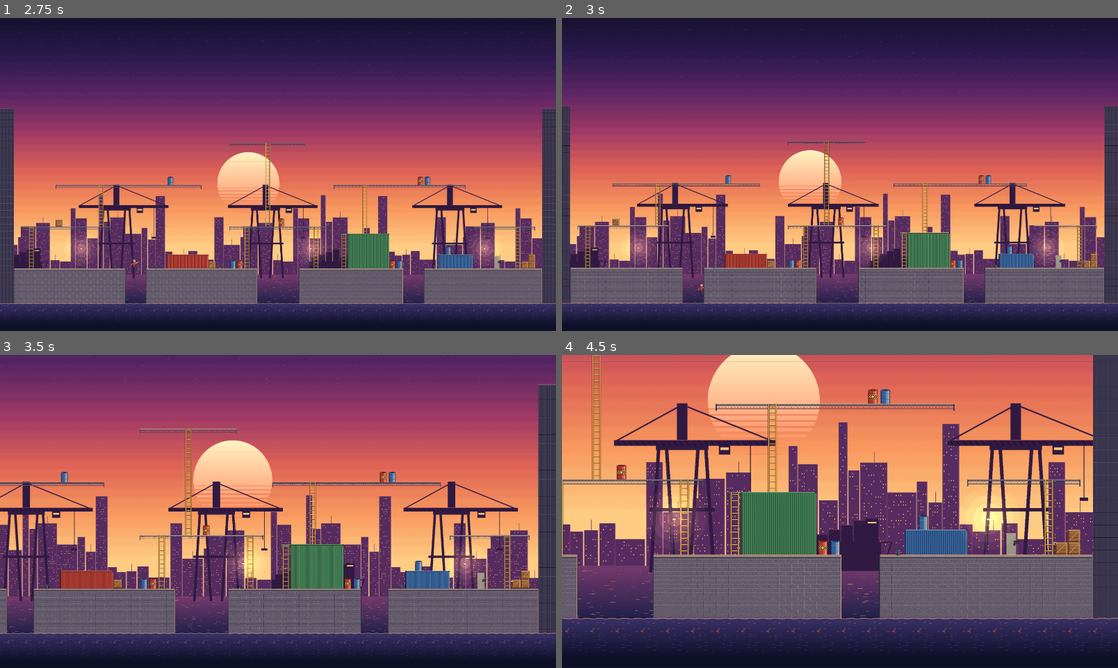
Above: before the commit, frames 1-4 (two rows, left to right).
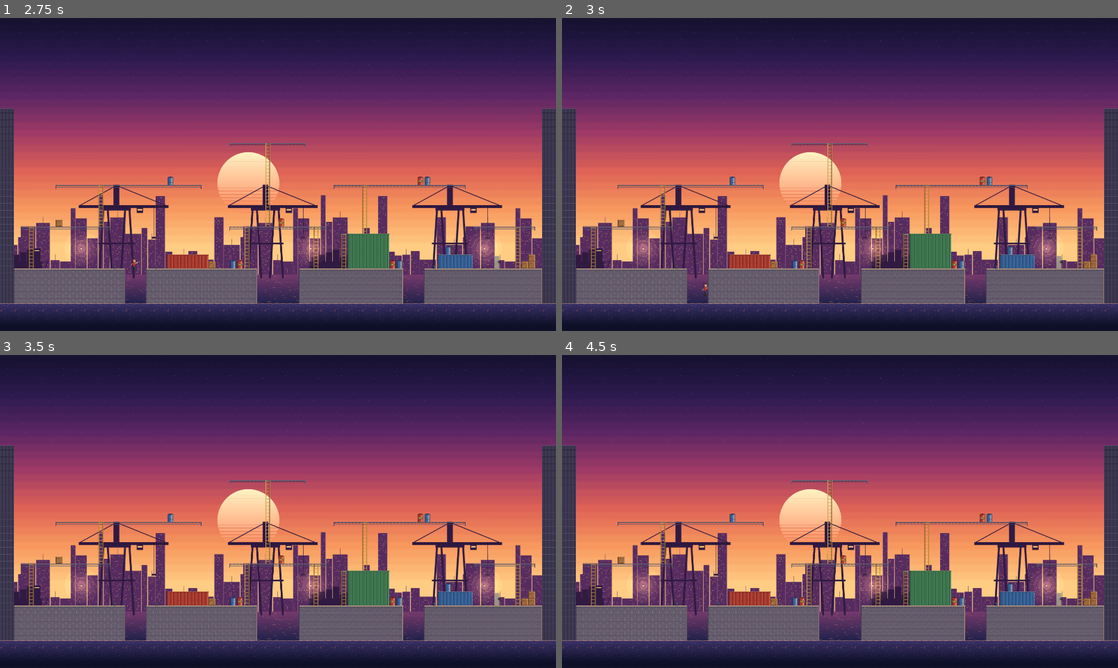
Above: after the commit, the same moments.

Repository: oplosy/fable
Game: Godot game, scene res://scenes/main.tscn
The game is run twice, just before and just after one commit, with the same random seed, the same clock (stepped at 60 frames per second) and the same inputs.
Inputs (mouse positions are in pixels of both pictures, inside the frame that each line leads up to):
- Up to frame 1 (2.75 s): tap Enter at 0.5 s; move the mouse to (400, 158) at 0.52 s; hold D (p1_right) 0.53-1.28 s; tap Shift (p1_run) at 0.6, 1.55 s; click (400, 158) at 0.67 s; tap Space (p1_jump) at 0.77, 1.52, 2 s; tap L at 0.8, 1.35, 2.3 s; move the mouse to (166, 190) at 1.27 s; hold S (p1_down) 1.28-2.03 s; move the mouse to (333, 105) at 2.02 s; hold D (p1_right) from 2.03 s (still down); tap J (p1_attack) at 2.1 s
- Up to frame 2 (3 s): tap Enter at 2.75 s; move the mouse to (812, 237) at 2.77 s; release D (p1_right) at 2.78 s; hold W (p1_up) from 2.78 s (still down); tap Shift (p1_run) at 2.85 s; click (812, 237) at 2.92 s
- Up to frame 3 (3.5 s): keep holding W (p1_up); tap Space (p1_jump) at 3.02 s
- Up to frame 4 (4.5 s): move the mouse to (1006, 558) at 3.52 s; release W (p1_up) at 3.53 s; hold A (p1_left) from 3.53 s (still down); tap 1 (p1_slot_1) at 3.6 s; tap Space (p1_jump) at 3.77 s; tap L at 3.8 s; move the mouse to (673, 464) at 4.27 s; tap 2 (p1_slot_2) at 4.35 s

Frame 1 is identical in both runs. In frame 2, 11% of the frame differs, in the area x 0-100%, y 0-94%; in frame 3, 82%; in frame 4, 87%, in the area x 0-100%, y 0-97%.

Commit message:
Frame the camera on composed shots at crisp zooms

Diff:
--- /dev/null
+++ b/scenes/arenas/camera_shot.gd
@@ -0,0 +1,14 @@
+class_name CameraShot
+extends Marker2D
+
+## A framed view of the map, composed by the map maker: the screen centred here at one of
+## FollowCamera.ZOOMS. The arena's camera cuts to the closest shot that holds every
+## living fighter, so each shot should read as a finished picture at its zoom.
+
+@export var zoom := 3.0
+
+
+## The world area the shot shows on a screen of `view` pixels.
+func area(view: Vector2) -> Rect2:
+	var size := view / zoom
+	return Rect2(global_position - size / 2.0, size)
--- a/scenes/arenas/follow_camera.gd
+++ b/scenes/arenas/follow_camera.gd
@@ -1,77 +1,103 @@
 class_name FollowCamera
 extends Camera2D
 
-## The arena's camera. Keeps every living fighter in view with one uniform zoom, so
-## the whole picture scales together: it sits at `art_zoom`, where one pixel of the 3x
-## character art is one screen pixel, and pulls back while the fighters spread. It can
-## pull back until the whole map fits (never below MIN_ZOOM); maps are never bigger than
-## MAX_MAP_SIZE, so every fighter is always on screen. It never shows past `camera_limits`.
+## The arena's camera. It shows the map through shots: the arena's CameraShot nodes plus
+## one shot of the whole map, which every map has. It holds the closest shot (highest
+## zoom) that contains every living fighter and glides to another only when the fighters
+## leave it or fit a closer one, so the picture is always a composed one.
+##
+## Shots sit only at ZOOMS, where the 3x art shrinks by a whole factor (1:1, 2:1, 4:1);
+## with mipmaps every one of them stays crisp. In between, the zoom only passes through
+## while the camera moves from one shot to the next.
 
-## Furthest pull-back on any map: a 96 px tall character is then 24 px tall on a 1080p
-## screen, the smallest it stays readable. A fixed rule, not a per-map setting.
+## Screen pixels per world pixel a shot may use. At 3, one pixel of the 3x art is one
+## screen pixel; each step out halves it.
+const ZOOMS: Array[float] = [3.0, 1.5, 0.75]
+## Furthest zoom on any map: a 96 px tall character is then 24 px tall on a 1080p screen,
+## the smallest it stays readable.
 const MIN_ZOOM := 0.75
-## The 1920x1080 view at MIN_ZOOM: the largest `camera_limits` a map may have, so the
-## whole map, and with it every fighter, always fits on screen.
-const MAX_MAP_SIZE := Vector2(1920, 1080) / MIN_ZOOM
+const VIEW := Vector2(1920, 1080)
+## The whole view at MIN_ZOOM: the largest map there is.
+const MAX_MAP_SIZE := VIEW / MIN_ZOOM
 
-## Screen pixels per world pixel at which the character art is drawn pixel for pixel.
-## Closer than this the art would be magnified, so the camera never goes past it.
-@export var art_zoom := 3.0
-## Fraction of the screen kept free around the fighters on each side.
-@export_range(0.0, 0.45) var margin := 0.15
-## How fast the camera catches up with the fighters; higher is snappier.
-@export var follow_speed := 6.0
-## Pulling back is quick, so a fighter running off never leaves the screen.
-@export var zoom_out_speed := 4.0
-## Moving in is calm, so the view does not pump in and out with every jump.
-@export var zoom_in_speed := 1.5
-## A settled camera starts moving in only once it would gain at least this factor (or
-## reach art_zoom), so small back-and-forth moves leave the zoom alone.
-@export var zoom_in_threshold := 1.1
+## Fraction of a shot on each side that fighters must stay out of for the camera to cut
+## to it; once there, the camera holds the shot until a fighter leaves it altogether.
+@export_range(0.0, 0.4) var margin := 0.12
+## How fast the camera glides to a new shot; higher is snappier.
+@export var move_speed := 5.0
+## Pulling back is quicker, so a fighter running off never leaves the screen.
+@export var zoom_out_speed := 7.0
+@export var zoom_in_speed := 4.0
 
-## Furthest zoom on this map: just far enough for the whole map to fit.
-var furthest_zoom := 0.0
+## The shot of the whole map, at the closest zoom that shows all of it.
+var whole_map := Rect2()
+## The shot the camera holds or is moving to.
+var current := Rect2()
+var _shots: Array[Rect2] = []
 var _placed := false
-## True once the zoom has landed on its target; a move in, once started, runs to the end.
-var _settled := true
 
 
 func _ready() -> void:
-	zoom = Vector2.ONE * art_zoom
-	furthest_zoom = MIN_ZOOM
+	var view := get_viewport_rect().size
 	var arena := get_parent() as Arena
+	var limits := Rect2(Vector2.ZERO, view / ZOOMS[0])
 	if arena:
-		var area := Rect2(arena.to_global(arena.camera_limits.position), arena.camera_limits.size)
-		limit_left = int(area.position.x)
-		limit_top = int(area.position.y)
-		limit_right = int(area.end.x)
-		limit_bottom = int(area.end.y)
-		var view := get_viewport_rect().size
-		# Pulling back further than the map would only show what lies outside it.
-		furthest_zoom = clampf(maxf(view.x / area.size.x, view.y / area.size.y), MIN_ZOOM, art_zoom)
+		limits = Rect2(arena.to_global(arena.camera_limits.position), arena.camera_limits.size)
+		for shot: CameraShot in arena.find_children("*", "CameraShot", true, false):
+			_shots.append(shot.area(view))
+	limit_left = int(limits.position.x)
+	limit_top = int(limits.position.y)
+	limit_right = int(limits.end.x)
+	limit_bottom = int(limits.end.y)
+	var whole_zoom := ZOOMS[-1]
+	for step in ZOOMS:
+		if view.x / step >= limits.size.x and view.y / step >= limits.size.y:
+			whole_zoom = step
+			break
+	whole_map = Rect2(limits.get_center() - view / whole_zoom / 2.0, view / whole_zoom)
+	_shots.append(whole_map)
+	zoom = Vector2.ONE * ZOOMS[0]
 
 
 func _physics_process(delta: float) -> void:
 	var box := _fighters_box()
 	if box.position == Vector2.INF:
 		return
-	var target := clampf(_zoom_to_fit(box.size), furthest_zoom, art_zoom)
+	current = pick_shot(box)
+	var target_zoom := get_viewport_rect().size.x / current.size.x
+	var target := current.get_center()
 	if not _placed:
 		_placed = true
-		global_position = box.get_center()
-		zoom = Vector2.ONE * target
+		global_position = target
+		zoom = Vector2.ONE * target_zoom
 		return
-	var current := zoom.x
-	if _settled and target > current and target < art_zoom and target < current * zoom_in_threshold:
-		target = current
-	var speed := zoom_out_speed if target < current else zoom_in_speed
+	var speed := zoom_out_speed if target_zoom < zoom.x else zoom_in_speed
 	# Zoom is a scale, so it eases in log space: every step changes the view by the
 	# same proportion whether the camera is close or far.
-	var next := exp(lerpf(log(current), log(target), 1.0 - exp(-speed * delta)))
-	# Land exactly on the target so the art is not left at an almost-1:1 scale.
-	_settled = absf(log(next / target)) < 0.005
-	zoom = Vector2.ONE * (target if _settled else next)
-	global_position = global_position.lerp(box.get_center(), 1.0 - exp(-follow_speed * delta))
+	var next := exp(lerpf(log(zoom.x), log(target_zoom), 1.0 - exp(-speed * delta)))
+	var position_next := global_position.lerp(target, 1.0 - exp(-move_speed * delta))
+	# Land exactly on the shot, so the art is never left at an almost-whole scale.
+	var landed := absf(log(next / target_zoom)) < 0.004 and position_next.distance_to(target) < 0.5
+	zoom = Vector2.ONE * (target_zoom if landed else next)
+	global_position = target if landed else position_next
+
+
+## The shot for fighters spanning `box`: the current one while it still holds them,
+## unless a closer one holds them inside its margins; otherwise the closest shot that
+## does, nearest the fighters first; the whole map when none does.
+func pick_shot(box: Rect2) -> Rect2:
+	var best := Rect2()
+	for shot in _shots:
+		var inner := shot.grow_individual(-shot.size.x * margin, -shot.size.y * margin, -shot.size.x * margin, -shot.size.y * margin)
+		if not inner.encloses(box):
+			continue
+		if best.size == Vector2.ZERO or shot.size.x < best.size.x or (shot.size.x == best.size.x and shot.get_center().distance_to(box.get_center()) < best.get_center().distance_to(box.get_center())):
+			best = shot
+	if best.size == Vector2.ZERO:
+		best = whole_map
+	if current.size != Vector2.ZERO and current.encloses(box) and best.size.x >= current.size.x:
+		return current
+	return best
 
 
 ## Bounding box of the living fighters in this camera's arena; position INF when there are none.
@@ -85,9 +111,3 @@
 		else:
 			box = box.expand(fighter.center())
 	return box
-
-
-## The largest zoom that still shows a box of `size` world pixels inside the margins.
-func _zoom_to_fit(size: Vector2) -> float:
-	var room := get_viewport_rect().size * (1.0 - 2.0 * margin)
-	return minf(room.x / maxf(size.x, 1.0), room.y / maxf(size.y, 1.0))
--- a/tests/test_camera.gd
+++ b/tests/test_camera.gd
@@ -1,65 +1,64 @@
 # Run: tests/run_all.sh test_camera
 extends "res://tests/test_case.gd"
 
-## The follow camera keeps living fighters in view with one zoom: art zoom for a lone
-## fighter, pulled back to fit spread fighters, never further than the whole map,
-## calm about small moves, and never past the camera limits.
+## The camera shows the map through shots: the closest shot holding every living fighter,
+## held while they stay in it, the whole map when no closer shot holds them, and always
+## landing exactly on one of the crisp zooms.
 
 const FIGHTER_SCENE := preload("res://scenes/fighter/fighter.tscn")
 const FAST := preload("res://data/characters/placeholder.tres")
+## Two close shots side by side on a 1280x720 map; the whole map is the 1.5 shot.
+const LEFT := Vector2(320, 180)
+const RIGHT := Vector2(960, 180)
+const MIDDLE := Vector2(640, 360)
 
 var arena: Arena
 
 
 func run() -> void:
-	var camera := await _open(Rect2(Vector2(-1000, -1080), FollowCamera.MAX_MAP_SIZE))
-	check(camera.furthest_zoom == FollowCamera.MIN_ZOOM, "the biggest allowed map pulls back to MIN_ZOOM")
-	var left := _spawn(Vector2(40, 328))
-	await physics_frames(5)
-	check(camera.zoom.x == camera.art_zoom, "a lone fighter is shown at the art zoom")
-	# Only x: the map's bottom edge keeps the view from centring on the floor level.
-	check(absf(camera.get_screen_center_position().x - left.center().x) < 1.0, "the first frame snaps onto the fighter")
+	var camera := await _open(Rect2(0, 0, 1280, 720), [LEFT, RIGHT])
+	check(camera.whole_map == Rect2(0, 0, 1280, 720), "a 1280x720 map's whole-map shot is all of it")
+	var left := _spawn(Vector2(100, 328))
+	await physics_frames(3)
+	check(_on_shot(camera, LEFT, 3.0), "a lone fighter is shown in the close shot around it, on the first frame")
 
 	var right := _spawn(Vector2(600, 328))
-	await physics_frames(120)
-	var fit := _fit(camera, right.center().x - left.center().x)
-	check(absf(camera.zoom.x - fit) < 0.01, "spread fighters pull the camera back to fit (%.2f, want %.2f)" % [camera.zoom.x, fit])
+	await physics_frames(5)
+	check(_on_shot(camera, LEFT, 3.0), "a fighter still inside the held shot keeps it, even near its edge")
+	# Held in the air past the test arena's floor, so it does not fall out of the map.
+	right.set_physics_process(false)
+	right.global_position.x = 700.0
+	await physics_frames(150)
+	check(_on_shot(camera, MIDDLE, 1.5), "fighters no close shot holds get the whole-map shot, at exactly 1.5")
 	check(_view(camera).has_point(left.center()) and _view(camera).has_point(right.center()), "both fighters are on screen")
 
-	right.global_position.x -= 30.0
-	await physics_frames(60)
-	check(absf(camera.zoom.x - fit) < 0.01, "a small step closer leaves the zoom alone (%.2f)" % camera.zoom.x)
+	right.global_position.x = 300.0
+	right.set_physics_process(true)
+	await physics_frames(150)
+	check(_on_shot(camera, LEFT, 3.0), "fighters coming together bring back the close shot, at exactly 3")
 
-	var far := _spawn(Vector2(-950, 0))
-	var other_far := _spawn(Vector2(1500, 0))
+	var far := _spawn(Vector2(900, 200))
+	var other_far := _spawn(Vector2(1000, 200))
 	far.set_physics_process(false)
 	other_far.set_physics_process(false)
-	await physics_frames(120)
-	check(camera.zoom.x == camera.furthest_zoom, "fighters at the map's ends pull back to the furthest zoom, quickly")
-	check(_view(camera).has_point(far.center()) and _view(camera).has_point(other_far.center()), "fighters at the map's ends are both on screen")
-	far.take_hit(1000)
-	other_far.take_hit(1000)
-	await physics_frames(300)
-	fit = _fit(camera, right.center().x - left.center().x)
-	check(absf(camera.zoom.x - fit) < 0.01, "dead fighters are left out of the view (%.2f, want %.2f)" % [camera.zoom.x, fit])
-	right.global_position.x = 200.0
-	await physics_frames(300)
-	check(camera.zoom.x == camera.art_zoom, "fighters coming together bring the camera back to the art zoom exactly")
+	left.take_hit(1000)
+	right.take_hit(1000)
+	await physics_frames(200)
+	check(_on_shot(camera, RIGHT, 3.0), "dead fighters are left out; the others get the shot around them")
 
-	camera = await _open(Rect2(0, 0, 2000, 1000))
-	check(is_equal_approx(camera.furthest_zoom, 1080.0 / 1000.0), "a large map pulls back just far enough to show all of it")
-
-	camera = await _open(Rect2(0, 0, 640, 360))
+	camera = await _open(Rect2(0, 0, 640, 360), [])
 	_spawn(Vector2(40, 328))
 	_spawn(Vector2(600, 328))
 	await physics_frames(60)
-	check(camera.zoom.x == camera.art_zoom, "a map one screen big is always shown at the art zoom")
-	var center := camera.get_screen_center_position()
-	check(center.is_equal_approx(Vector2(320, 180)), "the view stays inside the camera limits (%s)" % [center])
+	check(_on_shot(camera, Vector2(320, 180), 3.0), "a map one screen big is its own shot at the art zoom")
+
+	camera = await _open(Rect2(0, 0, 2560, 1440), [])
+	check(camera.whole_map.size == FollowCamera.MAX_MAP_SIZE, "the biggest map's whole-map shot is at MIN_ZOOM")
 
 
-## A fresh test arena with these camera limits; returns its camera once it is ready.
-func _open(limits: Rect2) -> FollowCamera:
+## A fresh test arena with these camera limits and close shots at `shots`; returns its
+## camera once it is ready.
+func _open(limits: Rect2, shots: Array) -> FollowCamera:
 	if arena:
 		arena.queue_free()
 		await physics_frames(1)
@@ -67,13 +66,17 @@
 	arena.get_node("ItemSpawns/W1").interval = 9999.0
 	arena.camera_limits = limits
 	arena.bounds = limits.grow(1000.0)
+	for at: Vector2 in shots:
+		var shot := CameraShot.new()
+		shot.position = at
+		arena.add_child(shot)
 	root.add_child(arena)
 	await physics_frames(1)
 	return arena.get_node("Camera2D")
 
 
-func _fit(camera: FollowCamera, width: float) -> float:
-	return camera.get_viewport_rect().size.x * (1.0 - 2.0 * camera.margin) / width
+func _on_shot(camera: FollowCamera, center: Vector2, zoom: float) -> bool:
+	return camera.zoom == Vector2.ONE * zoom and camera.get_screen_center_position() == center
 
 
 func _view(camera: FollowCamera) -> Rect2:
Not shown, added: scenes/arenas/camera_shot.gd.uid
